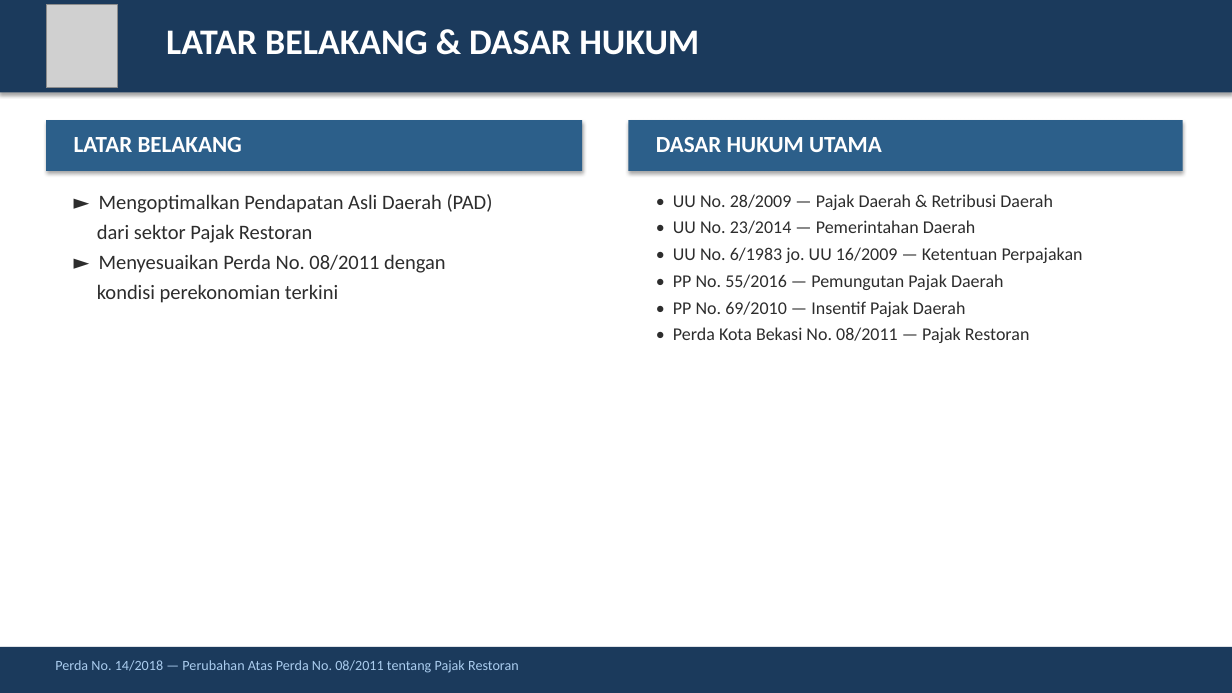
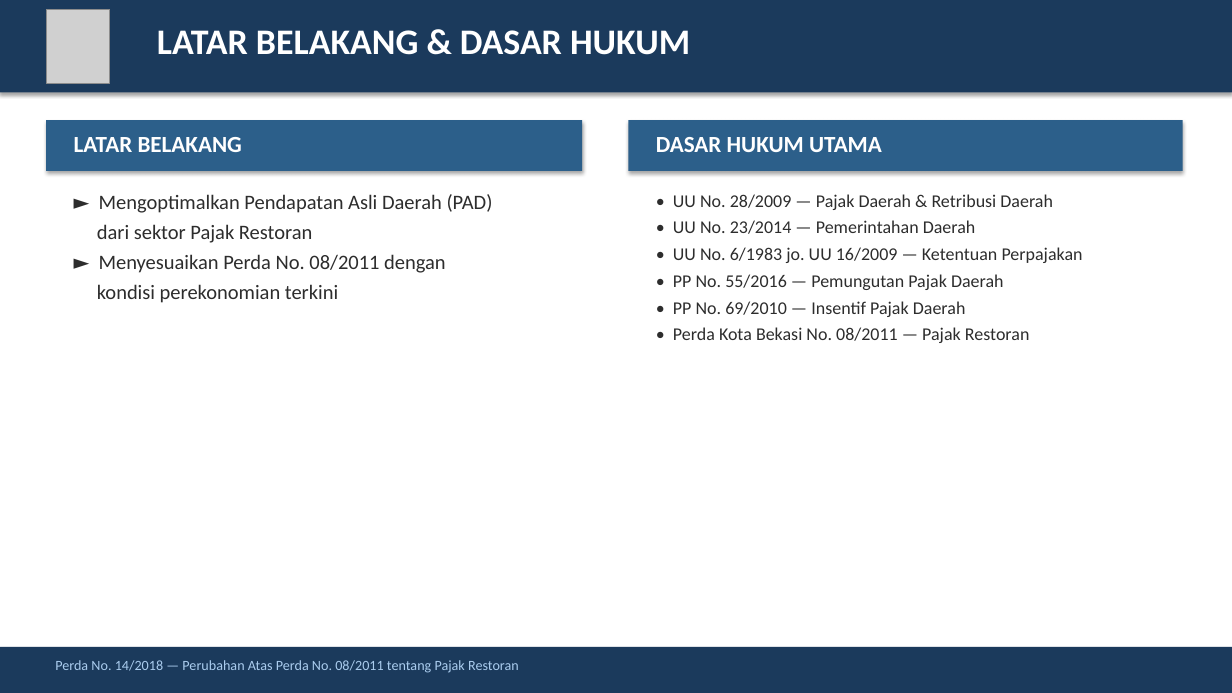
Before and after one commit to rahadiana/coba_ppt, a slide deck: slide 2 of Ringkasan_Perda_Bekasi_No_14_2018.pptx. Drawn at 1232x693 pixels with LibreOffice and Linux fonts; fonts in the diff are those of the drawing; grey boxes stand for pictures. Boxes give left, top, right and bottom in pixels: in the first picture for what was removed or moved away, otherwise in the second. Text is boxed around its words. In the diff, an @@ line names an element or a change of style, - is before the commit and + after.

```diff
--- a/Ringkasan_Perda_Bekasi_No_14_2018.pptx
+++ b/Ringkasan_Perda_Bekasi_No_14_2018.pptx
@@ picture: place and size @@
-picture at box(46, 5, 117, 88)
+picture at box(46, 9, 110, 83)
@@ text "LATAR BELAKANG & DASAR HUKUM": place and size @@
-text "LATAR BELAKANG & DASAR HUKUM" at box(166, 30, 699, 55)
+text "LATAR BELAKANG & DASAR HUKUM" at box(157, 30, 690, 55)
```
Also in this commit, not shown: 4 other slides changed.
